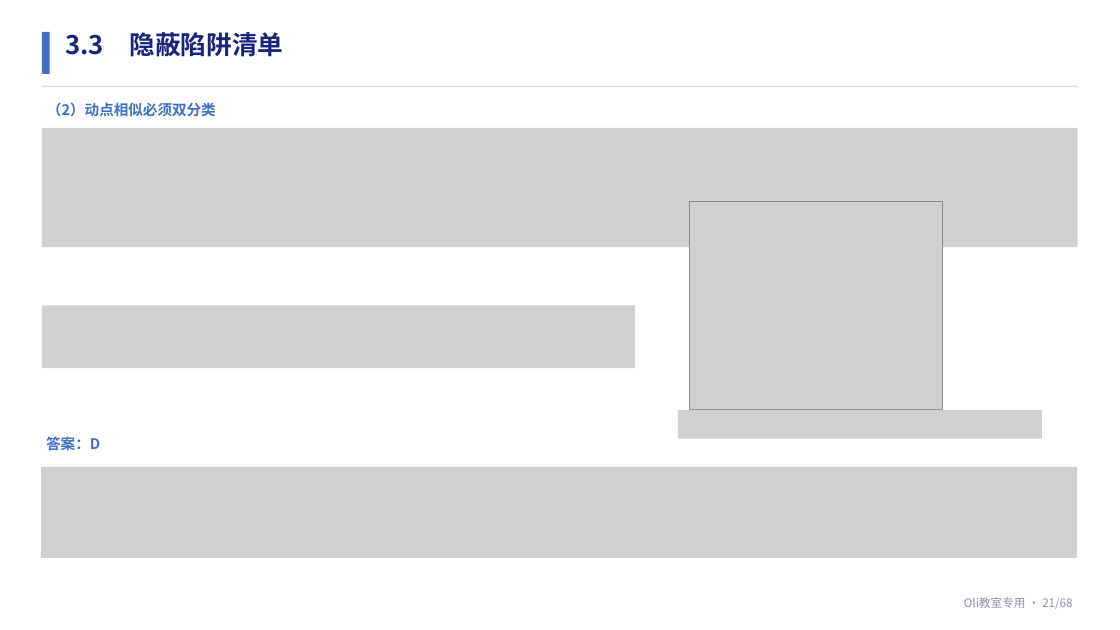
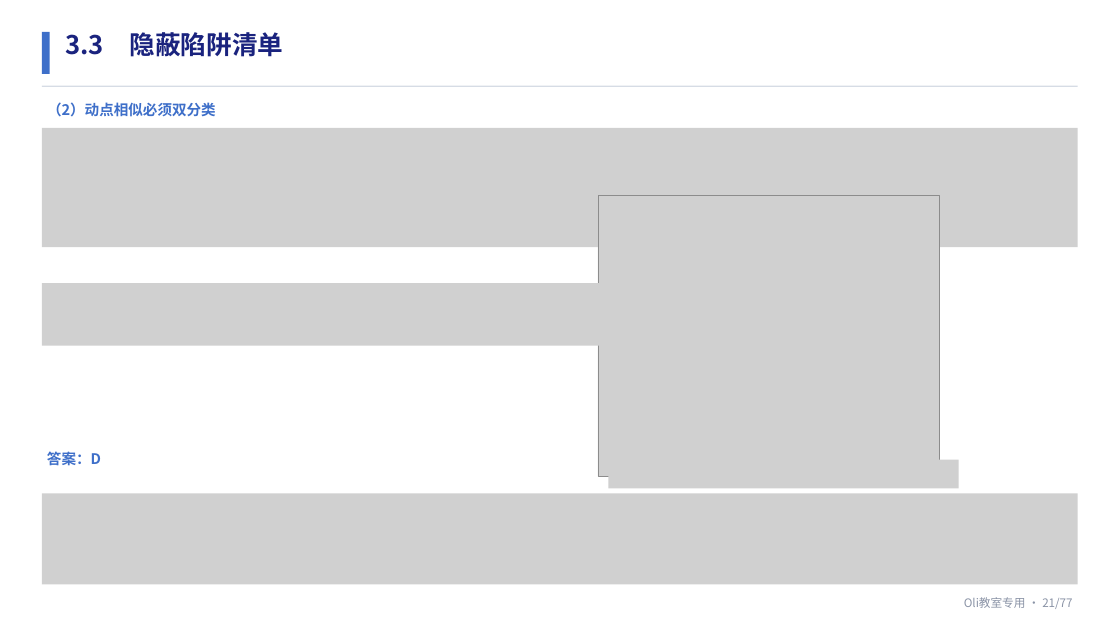
Before and after one commit to TiantianYeTTY/math-teaching-ppt, a slide deck: slide 21 of assets/九年级期中考点梳理教学课件_定稿参考.pptx. Drawn at 1120x630 pixels with LibreOffice and Linux fonts; fonts in the diff are those of the drawing; grey boxes stand for pictures. Boxes give left, top, right and bottom in pixels: in the first picture for what was removed or moved away, otherwise in the second. Text is boxed around its words. In the diff, an @@ line names an element or a change of style, - is before the commit and + after.

```diff
--- a/assets/九年级期中考点梳理教学课件_定稿参考.pptx
+++ b/assets/九年级期中考点梳理教学课件_定稿参考.pptx
@@ picture: place and size @@
-picture at [690, 202, 943, 410]
+picture at [598, 196, 939, 477]
@@ picture: place and size @@
-picture at [42, 306, 635, 369]
+picture at [42, 283, 617, 346]
@@ picture removed at [678, 410, 1043, 439] @@
@@ text "答案：D": place and size @@
-text "答案：D" at [46, 436, 100, 451]
+text "答案：D" at [47, 451, 101, 466]
@@ picture added at [608, 460, 959, 488] @@
@@ picture: place and size @@
-picture at [41, 467, 1077, 558]
+picture at [42, 493, 1078, 584]
@@ text at [964, 597, 1072, 609]: text changed @@
-Oli教室专用 · 21/68
+Oli教室专用 · 21/77
```
Also in this commit, not shown: 66 other slides changed, 10 slides added, 1 slide removed, 5 other files.
